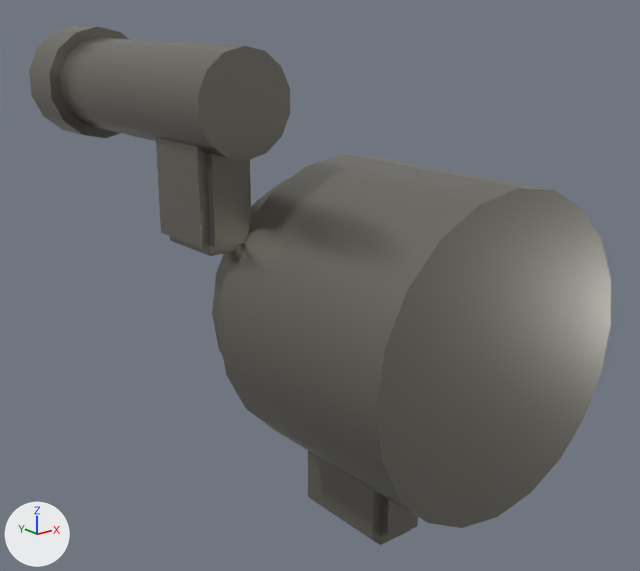
Before and after pictures for a commit that changed the glTF model prototype/assets/models/parts/recoilless_breech.glb.
Before and after are seen from a camera (50 mm lens) standing at (-0.308, -0.345, 0.157) and looking at (-0.005, 0.033, 0.006). Arrows for +X, +Y and +Z are at lower left; the lights stay in place. The first picture is the older version. Vertices at exactly the same position are counted once.

In view in the first picture: 'recoilless_breech'.
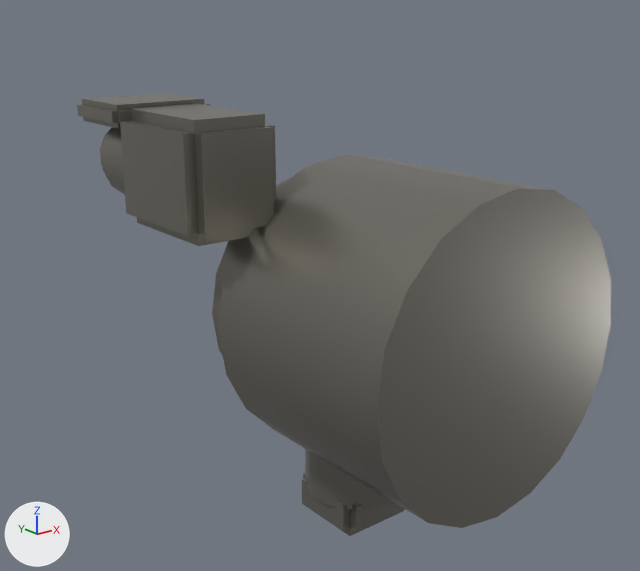
Where the change shows, as pixel boxes (x1, y1, x2, y2) in the pictures (640 x 571 px; the box of a moved part takes in the faces that stretch with it):
'recoilless_breech', reshaped (8% narrower, 15% shorter)
    before: (29, 26, 611, 545)
    after: (77, 93, 611, 536)
part 1 of me_recoilless_breech_mesh, added
    after: (77, 93, 209, 129)
part 2 of me_recoilless_breech_mesh, added
    after: (302, 473, 405, 536)
part 3 of me_recoilless_breech_mesh, moved or reshaped
    before: (29, 26, 290, 256)
    after: (100, 104, 276, 246)
part 4 of me_recoilless_breech_mesh, reshaped
    before: (308, 451, 418, 545)
    after: (305, 449, 393, 509)

The change, as a list of edits to the scene's bpy script:
```text
Change me_recoilless_breech_mesh:
    used by ob_recoilless_breech; location = (0.0, 0.0, 0.0)
    remove me_recoilless_breech_mesh.from_pydata(...)  # 336 vertices, 604 faces; spans x -0.106..0.082, y -0.1..0.18, z -0.13..0.147
    add me_recoilless_breech_mesh.from_pydata(...)  # 416 vertices, 748 faces; spans x -0.104..0.082, y -0.1..0.124, z -0.128..0.11
    me_recoilless_breech_mesh part 1: a new loose piece of 32 vertices spanning x -0.104..-0.046, y 0.076..0.124, z 0.098..0.11, in mat_recoilless_breech_mat (grey #86847c)
    me_recoilless_breech_mesh part 2: a new loose piece of 32 vertices spanning x -0.026..0.026, y -0.019..0.029, z -0.128..-0.102, in mat_recoilless_breech_mat (grey #86847c)
    me_recoilless_breech_mesh part 3
    14 vertices are removed from x -0.1..-0.05, y 0.0, z 0.089..0.141
    40 faces are deleted
    74 vertices move from x -0.106..-0.044, y 0.015..0.18, z 0.04..0.147 to x -0.101..-0.049, y 0.008..0.119, z 0.048..0.108
    14 new vertices lie (0.0, -0.03, 0.0) away from vertices in x -0.1..-0.05, y 0.16, z 0.089..0.141
    40 new faces join them
    me_recoilless_breech_mesh part 4
    38 vertices are removed from x -0.018..0.018, y -0.035..0.035, z -0.13..-0.04
    82 faces are deleted
    10 vertices move from x -0.018..0.018, y -0.022..-0.005, z -0.065..-0.045 to x 0.0..0.029, y -0.022..0.035, z -0.11..-0.04
    13 vertices are added at x -0.029..0.029, y -0.025..0.032, z -0.11..-0.04
    5 new vertices lie (0.0, 0.0, 0.07) away from vertices in x -0.029..-0.013, y -0.022..0.024, z -0.11
    46 new faces join them
    other edits to the shape of me_recoilless_breech_mesh do not show in these pictures
```
